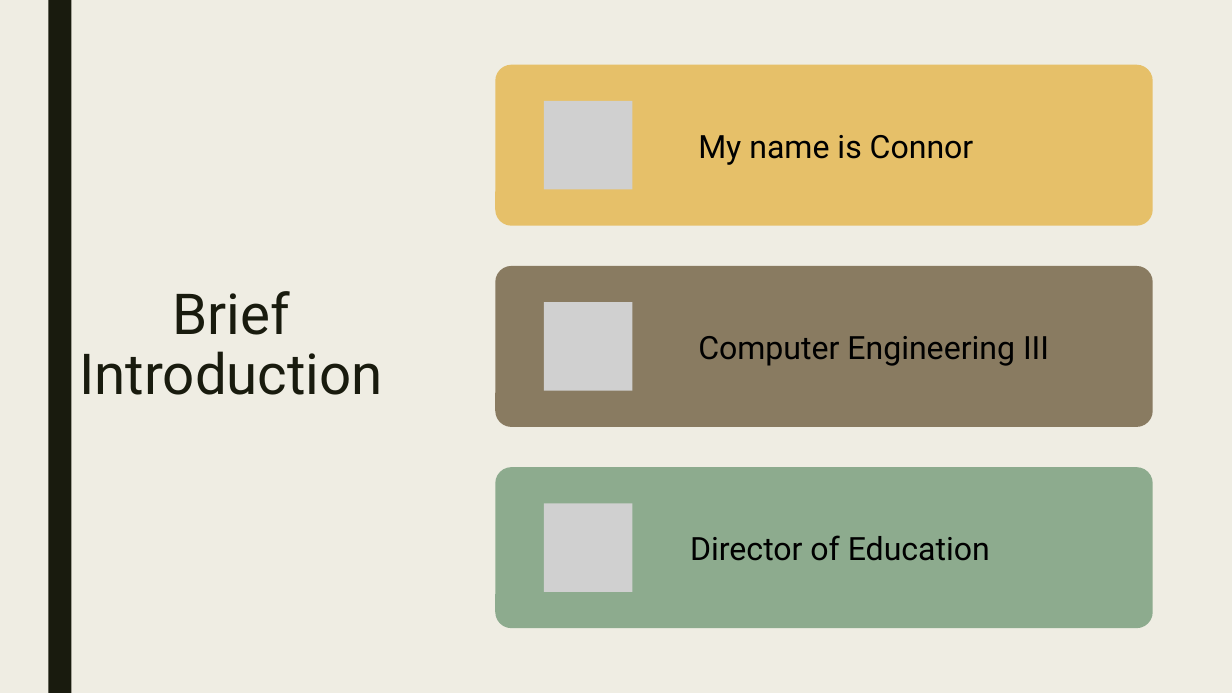
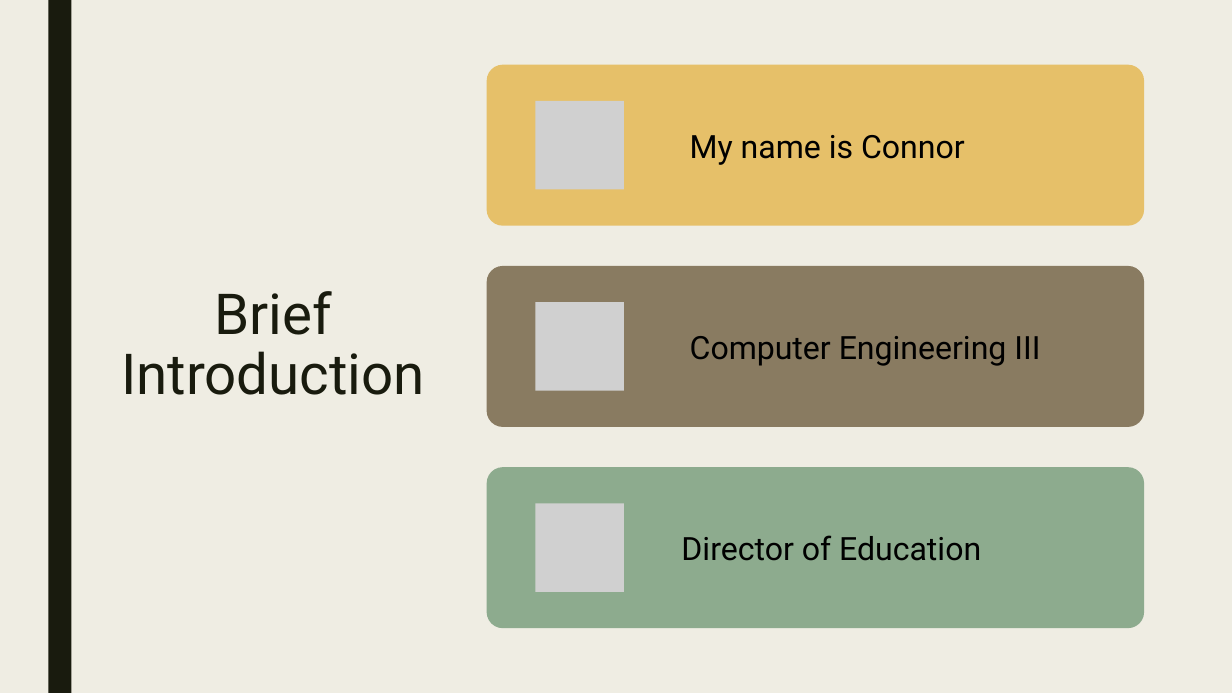
Before and after one commit to ConnorUsaty/MacAIEducation2023, a slide deck: slide 2 of Workshop_Slides/Workshop_1.pptx. Drawn at 1232x693 pixels with LibreOffice and Linux fonts; fonts in the diff are those of the drawing; grey boxes stand for pictures. Boxes give left, top, right and bottom in pixels: in the first picture for what was removed or moved away, otherwise in the second. Text is boxed around its words. In the diff, an @@ line names an element or a change of style, - is before the commit and + after.

Commit message:
Updated the title slide

```diff
--- a/Workshop_Slides/Workshop_1.pptx
+++ b/Workshop_Slides/Workshop_1.pptx
@@ title "Brief Introduction": place and size @@
-title "Brief Introduction" at (79, 291, 383, 395)
+title "Brief Introduction" at (121, 291, 425, 395)
@@ 3 pictures, 3 texts, 3 rounded rectangles: place and size @@
-3 pictures, 3 texts, 3 rounded rectangles at (495, 65, 1153, 628)
+3 pictures, 3 texts, 3 rounded rectangles at (487, 65, 1145, 628)
```
Also in this commit, not shown: 5 other slides changed, 5 slides added, 1 slide removed.
